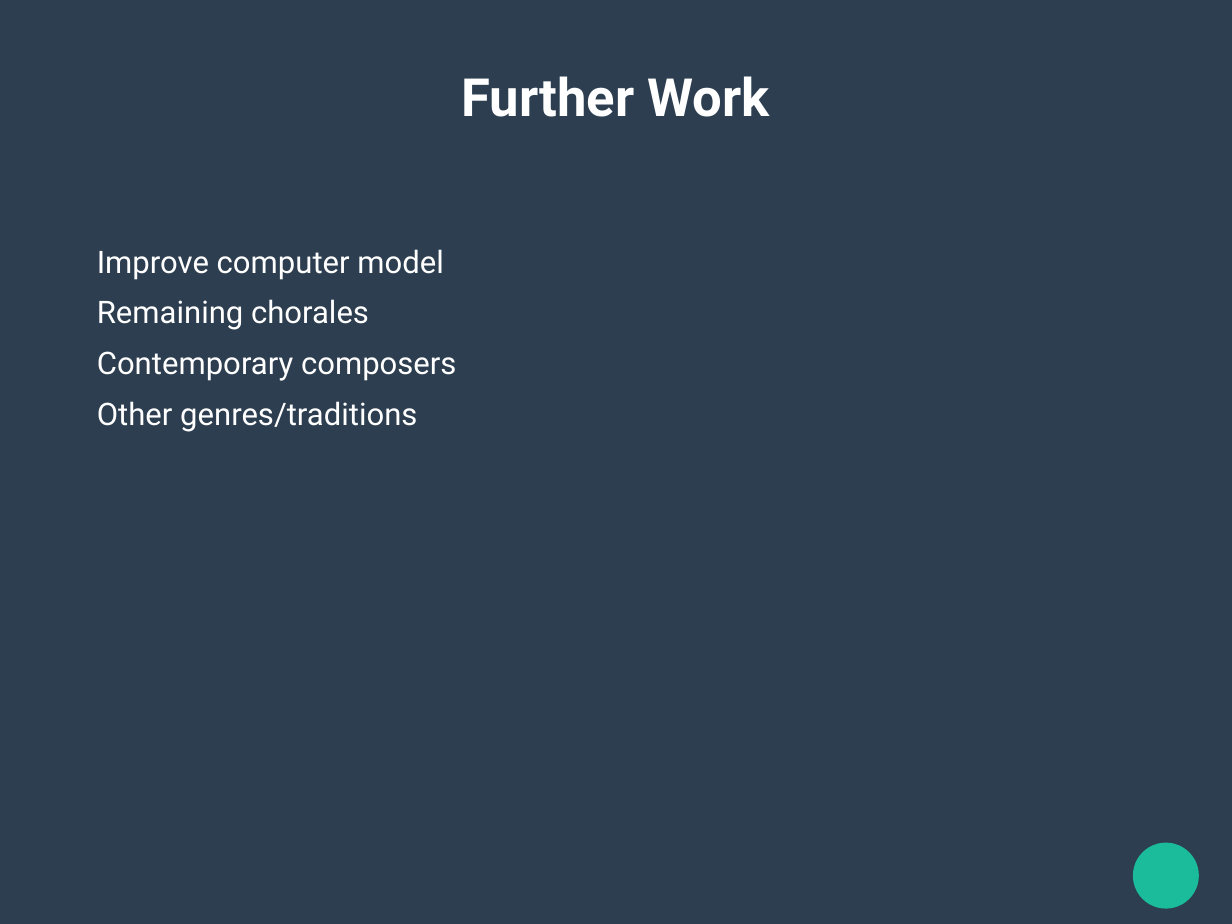
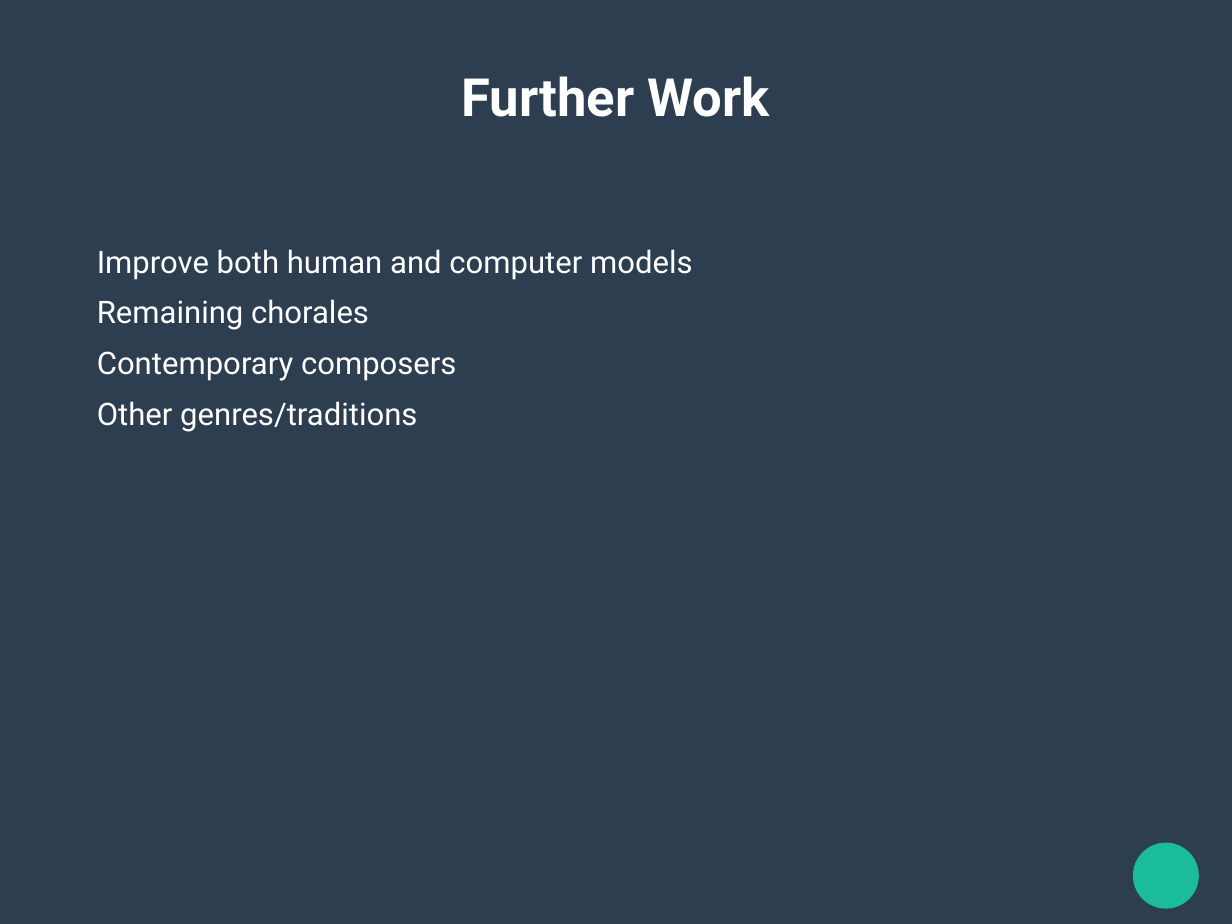
Before and after one commit to nczaban/MathJuniorIS, a slide deck: slide 9 of Presentation.odp (slide 6 before the commit). Drawn at 1232x924 pixels with LibreOffice and Linux fonts; fonts in the diff are those of the drawing. Boxes give left, top, right and bottom in pixels: in the first picture for what was removed or moved away, otherwise in the second. Text is boxed around its words. In the diff, an @@ line names an element or a change of style, - is before the commit and + after.

```diff
--- a/Presentation.odp
+++ b/Presentation.odp
@@ text at box(97, 249, 693, 280): text changed @@
-Improve computer model
+Improve both human and computer models
```
Also in this commit, not shown: 3 other slides changed, 3 slides added, 1 other file.
